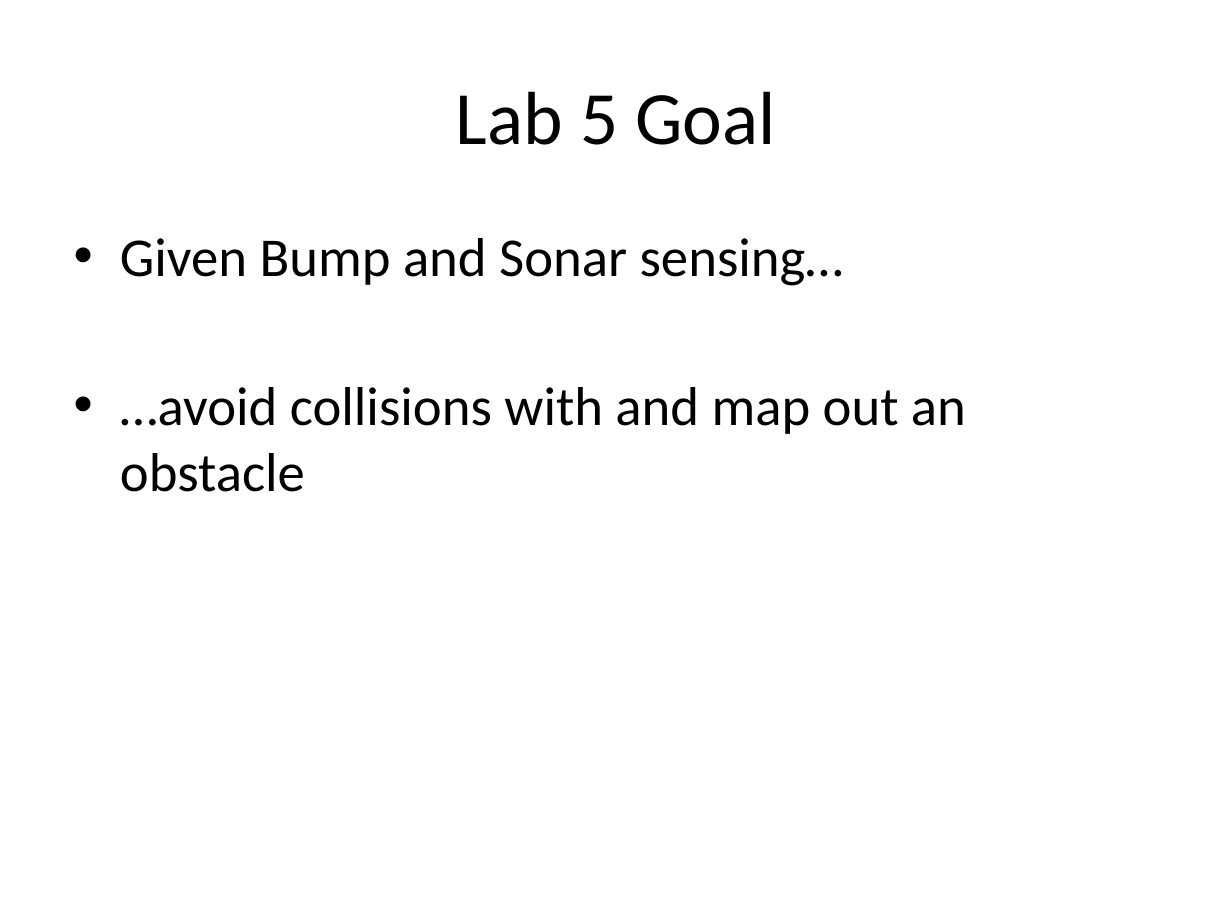
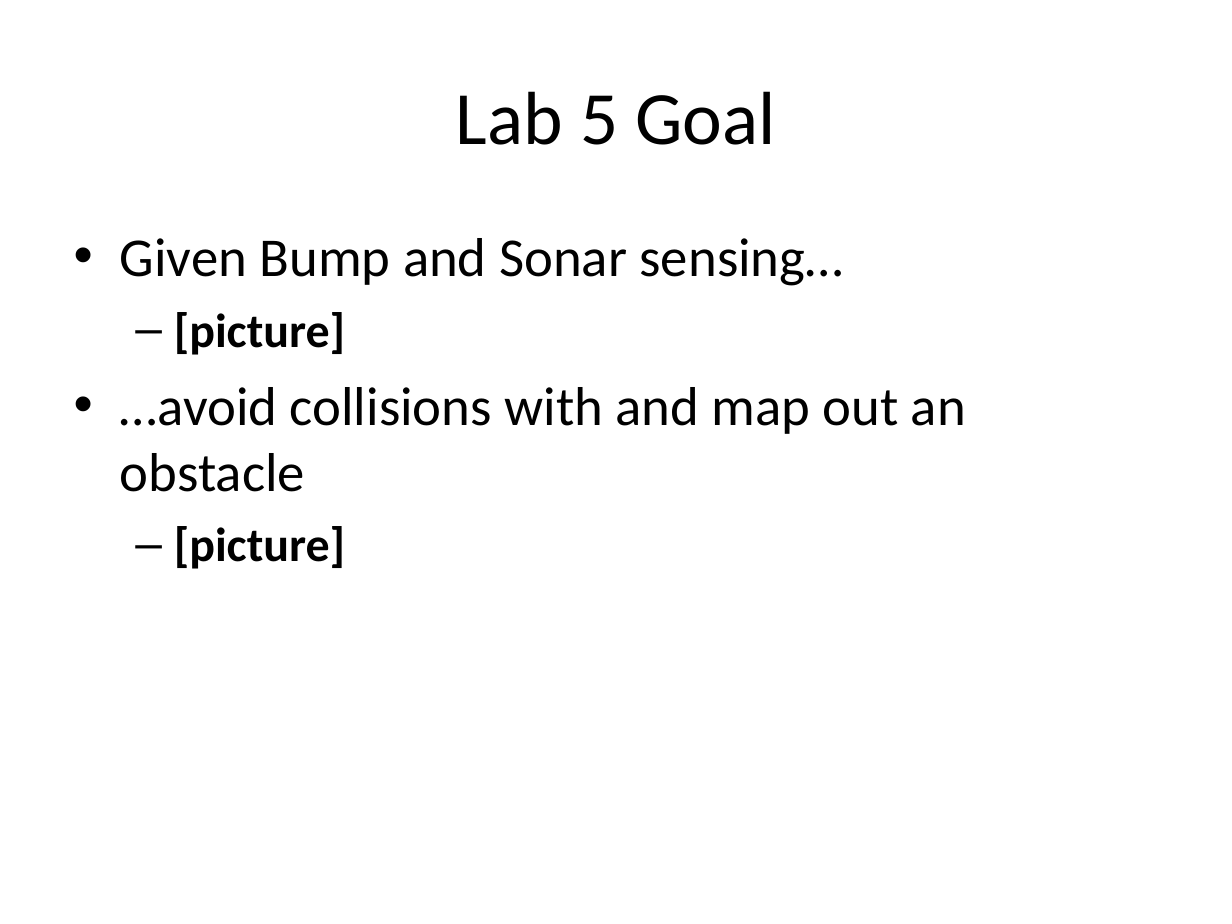
Before and after one commit to nforrester/6.141_labs, a slide deck: slide 2 of Other/Lab5/Lab 5.ppt. Drawn at 1232x924 pixels with LibreOffice and Linux fonts; fonts in the diff are those of the drawing. Boxes give left, top, right and bottom in pixels: in the first picture for what was removed or moved away, otherwise in the second. Text is boxed around its words. In the diff, an @@ line names an element or a change of style, - is before the commit and + after.

```diff
--- a/Other/Lab5/Lab 5.ppt
+++ b/Other/Lab5/Lab 5.ppt
@@ text at <box>174,312,345,355</box>: paragraph added @@
+  – [picture]
@@ text at <box>174,526,345,569</box>: paragraph added @@
+  – [picture]
```
Also in this commit, not shown: 3 other slides changed, 5 slides added, 2 slides removed, 7 other files.
